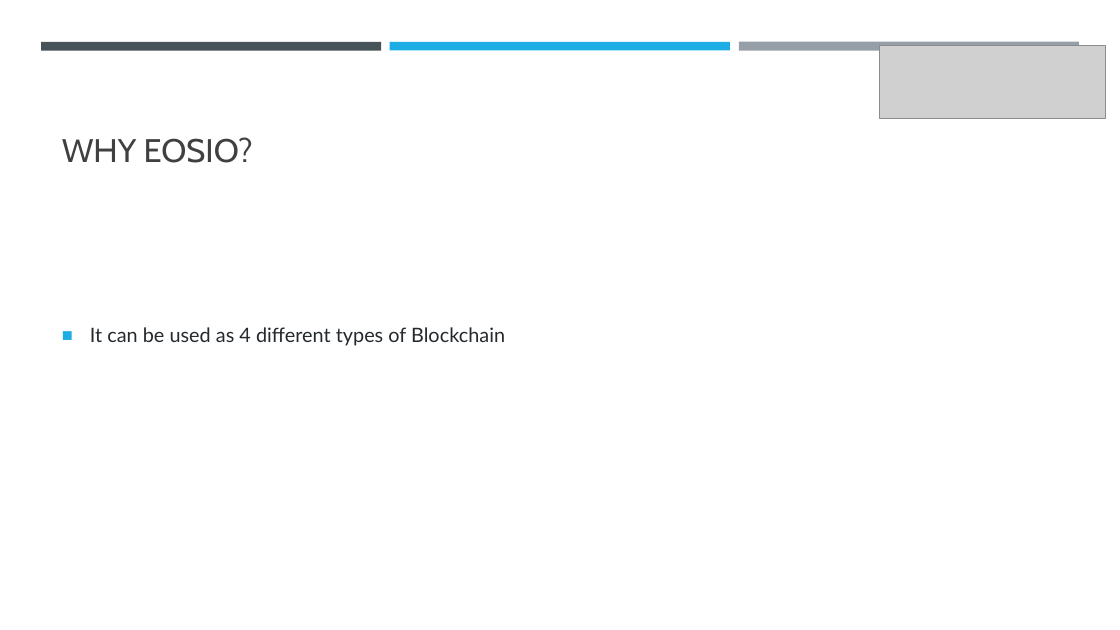
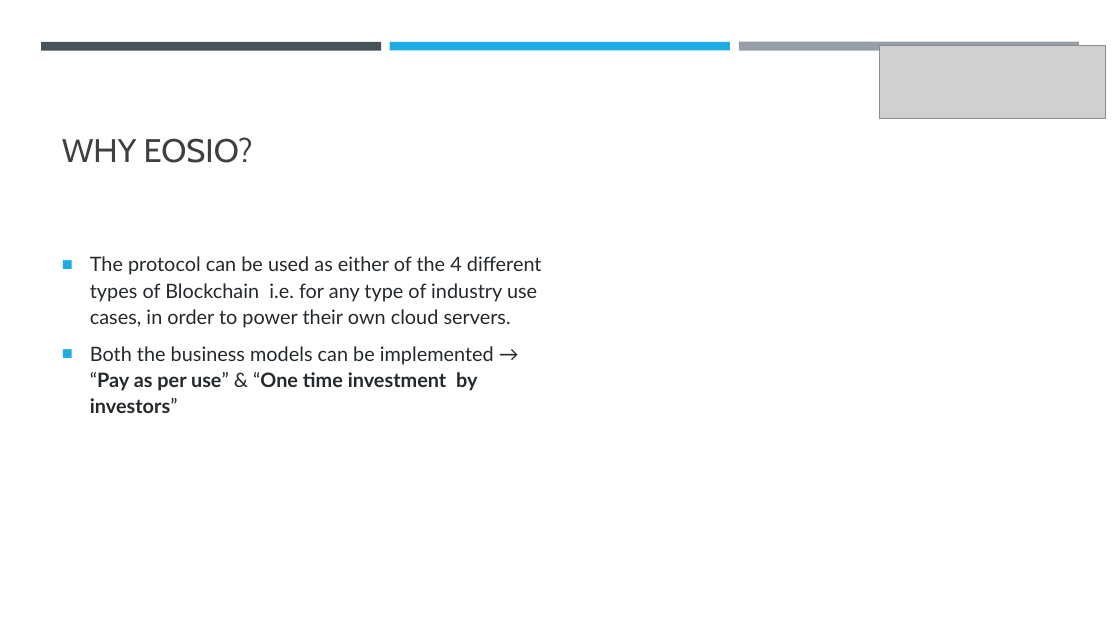
Before and after one commit to abhi3700/My_Learning_Blockchain, a slide deck: slide 10 of PPT.pptx (slide 9 before the commit). Drawn at 1120x630 pixels with LibreOffice and Linux fonts; fonts in the diff are those of the drawing; grey boxes stand for pictures. Boxes give left, top, right and bottom in pixels: in the first picture for what was removed or moved away, otherwise in the second. Text is boxed around its words. In the diff, an @@ line names an element or a change of style, - is before the commit and + after.

Commit message:
ppt updated

```diff
--- a/PPT.pptx
+++ b/PPT.pptx
@@ text at (x1=90, y1=256, x2=542, y2=413): text changed @@
-■ It can be used as 4 different types of Blockchain
+■ The protocol can be used as either of the 4 different types of Blockchain i.e. for any type of industry use cases, in order to power their own cloud servers.
+■ Both the business models can be implemented → “Pay as per use” & “One time investment by investors”
```
Also in this commit, not shown: 1 slide added.
